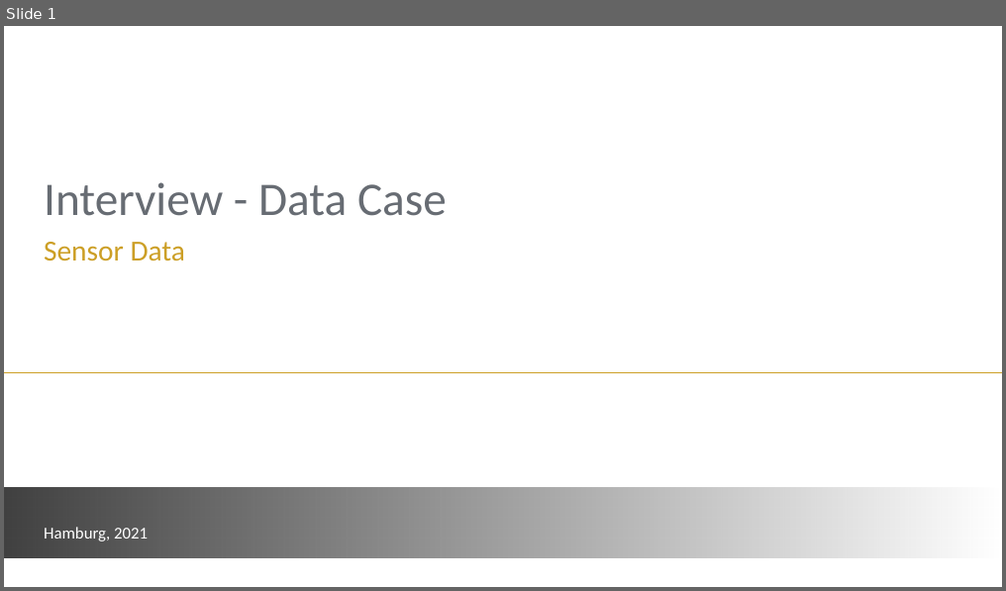
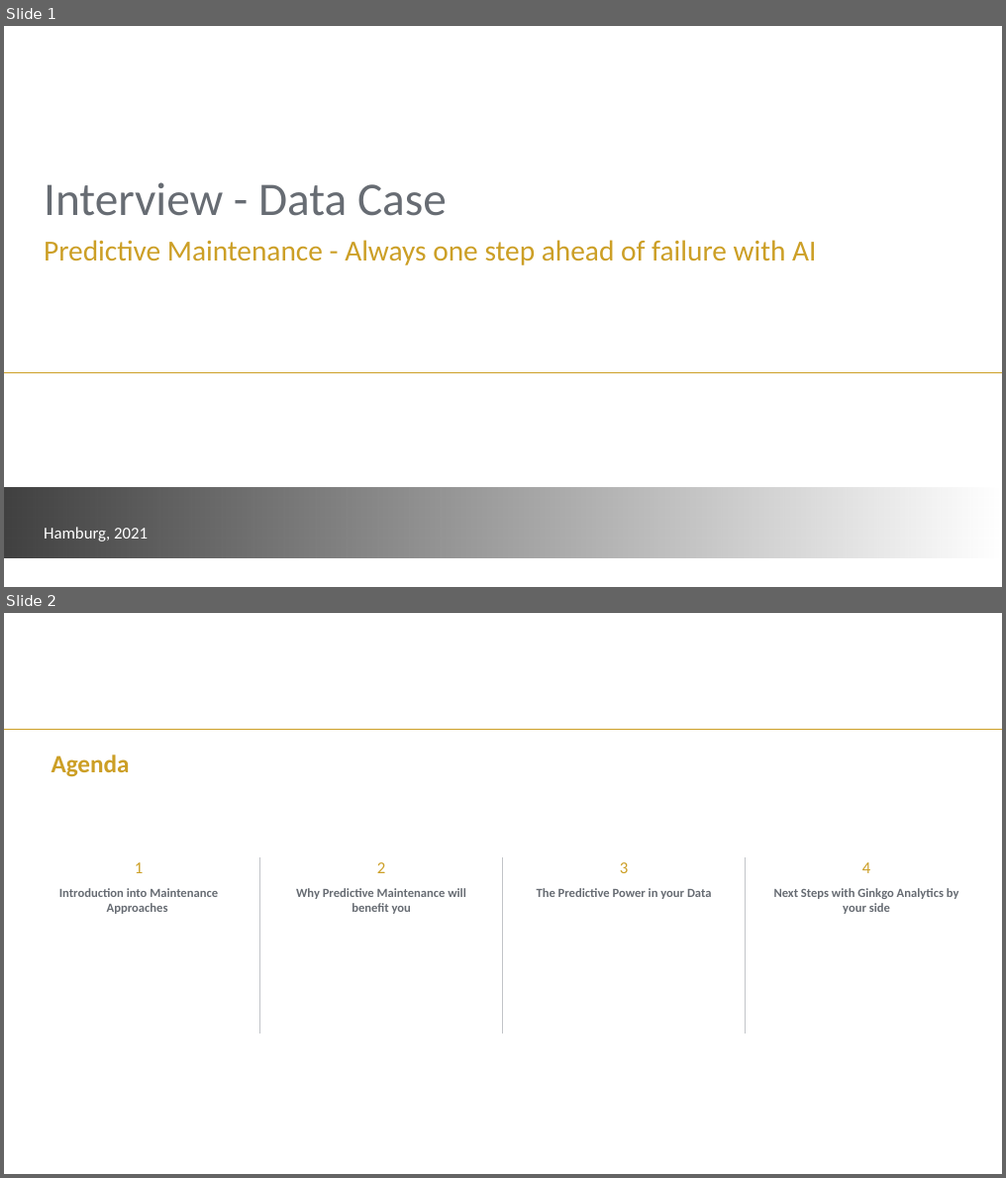
Before and after one commit to LukasKaspras/ginkgo_datacase_interview, a slide deck: reports/ds_presentation.pptx. Shown one above the other, each under a label of ours: slide 1 before the commit, slides 1 and 2 after it. The pictures are 1006x591 and 1006x1178 pixels, drawn with LibreOffice and Linux fonts; fonts in the diff are those of the drawing; background and template pictures are left out. Boxes give left, top, right and bottom in pixels: in the first picture for what was removed or moved away, otherwise in the second. Text is boxed around its words. In the diff, an @@ line names an element or a change of style, - is before the commit and + after.

```diff
--- a/reports/ds_presentation.pptx
+++ b/reports/ds_presentation.pptx
@@ slide 2 added at (x1=4, y1=613, x2=1002, y2=1174), background #FFFFFF @@
@@ line added from (4, 729) to (1002, 729), #CC9F26 0.75 pt @@
@@ text added at (x1=52, y1=755, x2=130, y2=777), 24 pt, text #CC9F26, bold @@
+Agenda
@@ group added at (x1=59, y1=858, x2=959, y2=1034): 8 texts, 3 lines @@
+Introduction into Maintenance Approaches
+Why Predictive Maintenance will benefit you
+The Predictive Power in your Data
+1
+2
+3
+4
+Next Steps with Ginkgo Analytics by your side
@@ slide 1 changed as well @@
@@ subtitle at (x1=44, y1=240, x2=816, y2=266): text changed @@
-Sensor Data
+Predictive Maintenance - Always one step ahead of failure with AI
```
Also in this commit, not shown: 7 other slides changed, 2 other slides added, 1 slide removed, 1 other file.
